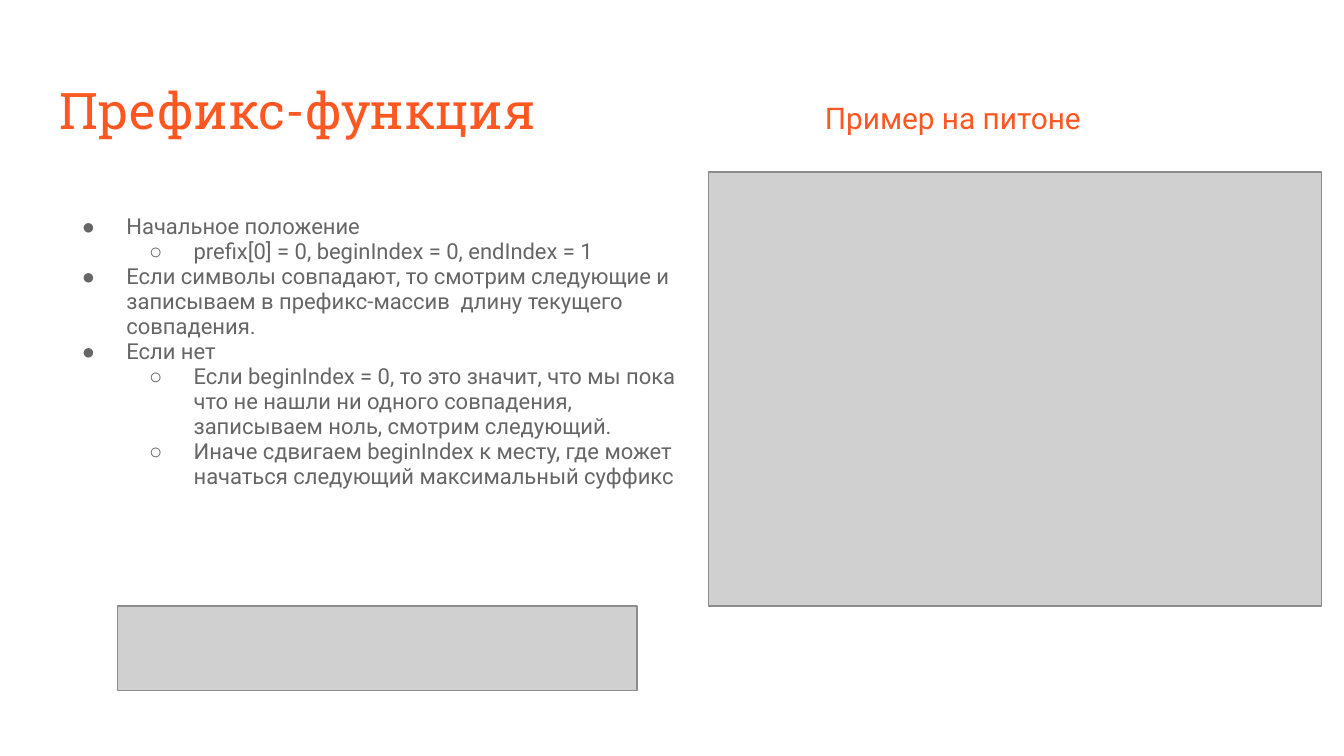
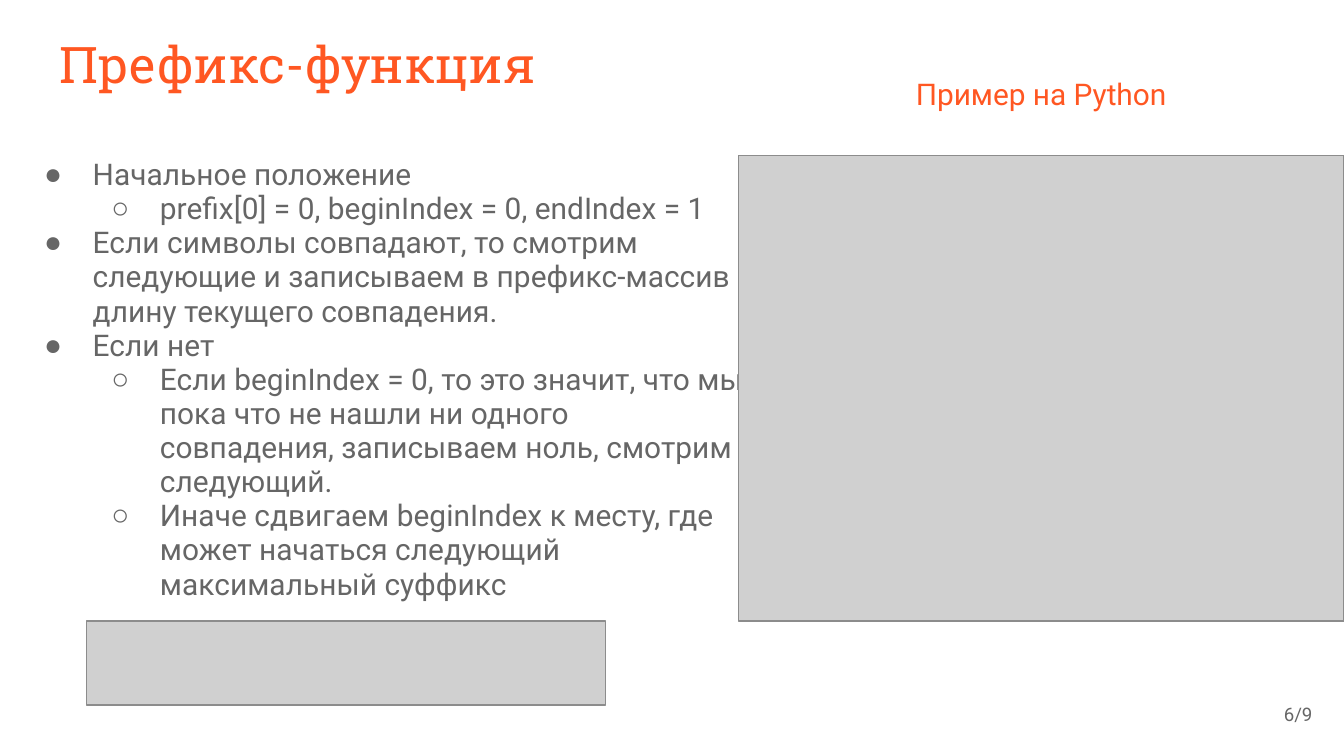
Before and after one commit to AmarskiyArtem/firstSemester, a slide deck: slide 6 of homeworks/reports/KMP.30.11.22/Amarskiy. KMP. 30.11.22. report.pptx. Drawn at 1344x756 pixels with LibreOffice and Linux fonts; fonts in the diff are those of the drawing; grey boxes stand for pictures. Boxes give left, top, right and bottom in pixels: in the first picture for what was removed or moved away, otherwise in the second. Text is boxed around its words. In the diff, an @@ line names an element or a change of style, - is before the commit and + after.

```diff
--- a/homeworks/reports/KMP.30.11.22/Amarskiy. KMP. 30.11.22. report.pptx
+++ b/homeworks/reports/KMP.30.11.22/Amarskiy. KMP. 30.11.22. report.pptx
@@ title "Префикс-функция": place and size @@
-title "Префикс-функция" at <box>59,90,535,140</box>
+title "Префикс-функция" at <box>59,44,535,94</box>
@@ text at <box>916,82,1167,112</box>: text changed @@
-Пример на питоне
+Пример на Python
@@ text "Начальное положение": place and size @@
-text "Начальное положение" at <box>126,218,675,489</box>
+text "Начальное положение" at <box>93,164,742,602</box>
@@ text "Начальное положение" at <box>93,164,742,602</box>: size 11.8 to 16 pt; indent changed @@
@@ picture: place and size @@
-picture at <box>708,172,1321,606</box>
+picture at <box>738,156,1344,622</box>
@@ picture: place and size @@
-picture at <box>117,606,636,691</box>
+picture at <box>86,621,605,706</box>
@@ text added at <box>1284,707,1313,722</box>, 10 pt, text #666666 @@
+6/9
```
Also in this commit, not shown: 6 other slides changed, 1 slide added.
